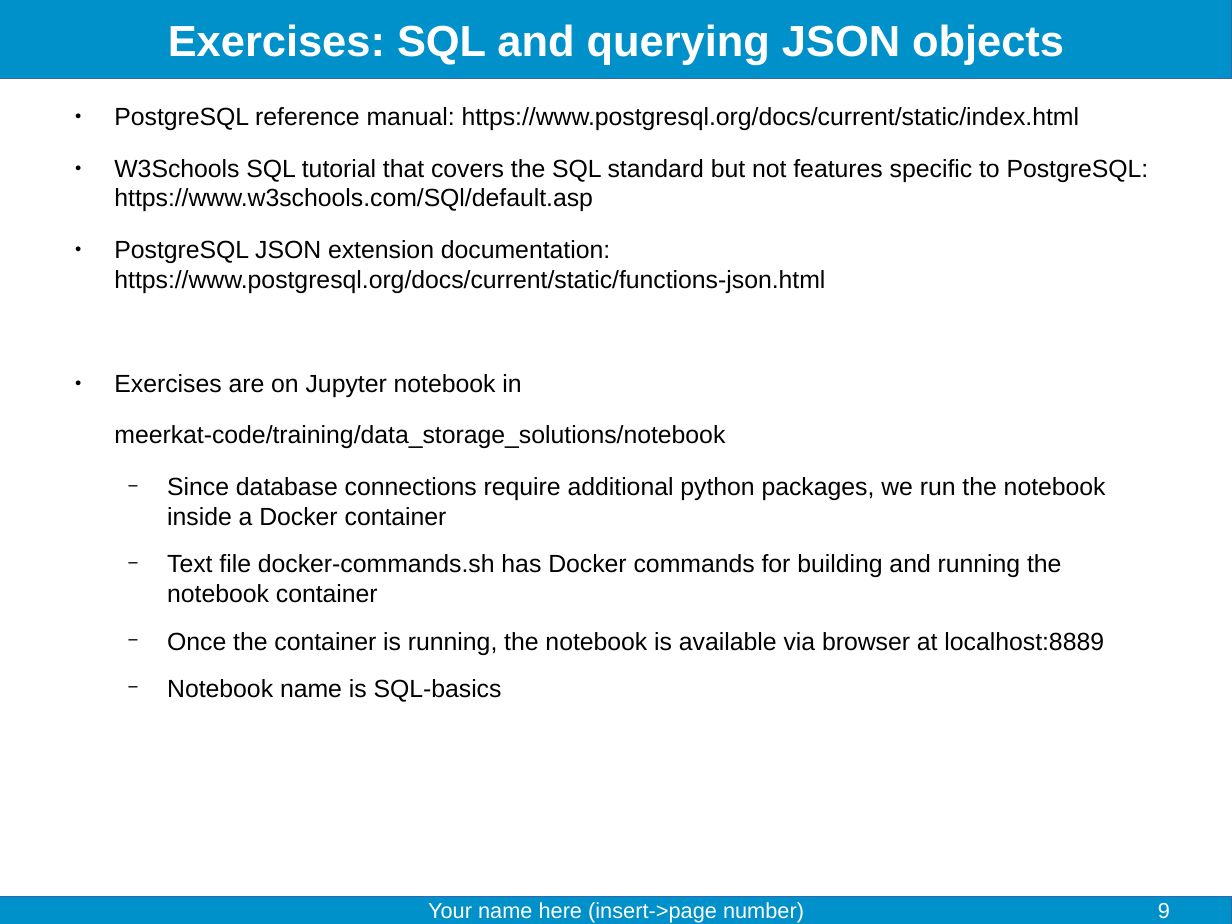
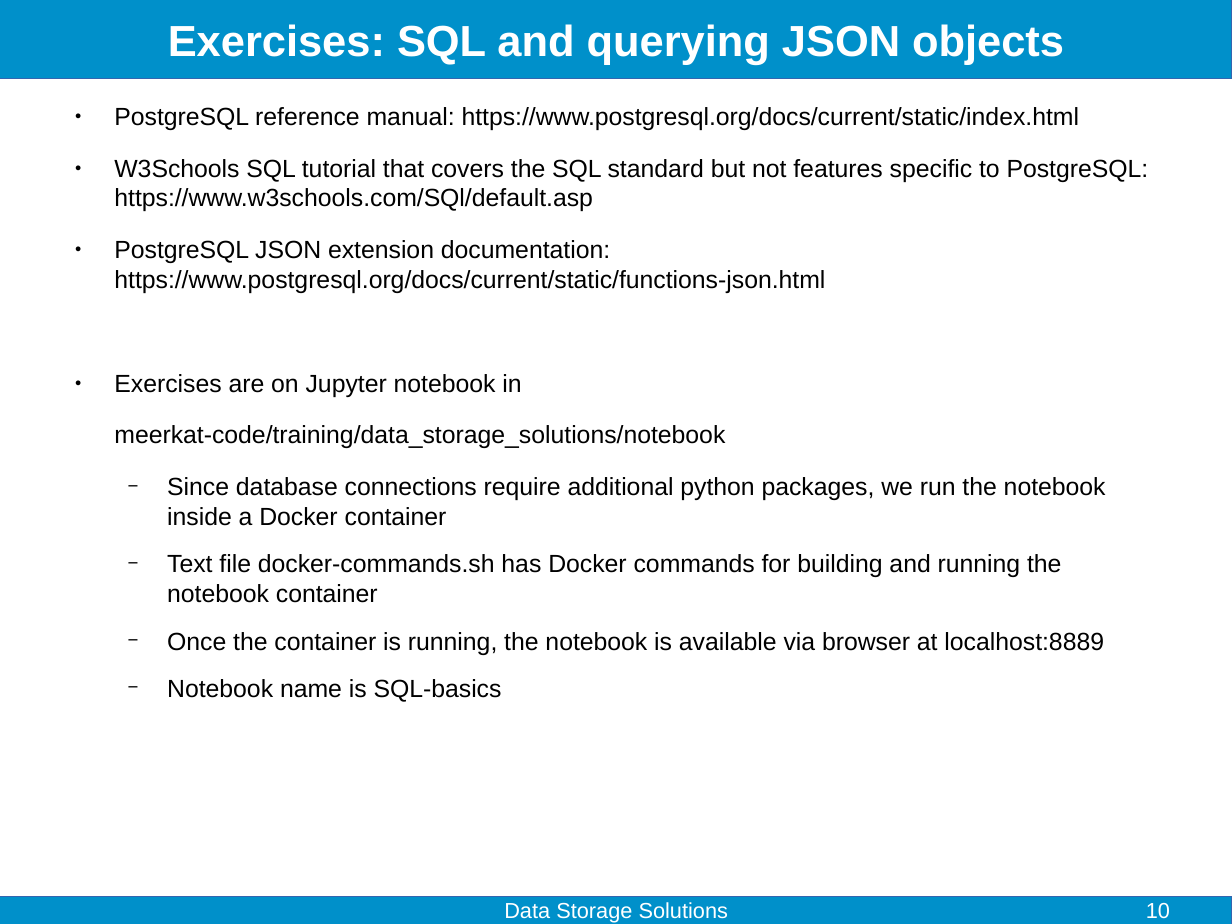
Before and after one commit to fjelltopp/training, a slide deck: slide 10 of data_storage_solutions/Data storage solutions.odp (slide 9 before the commit). Drawn at 1232x924 pixels with LibreOffice and Linux fonts; fonts in the diff are those of the drawing. Boxes give left, top, right and bottom in pixels: in the first picture for what was removed or moved away, otherwise in the second. Text is boxed around its words. In the diff, an @@ line names an element or a change of style, - is before the commit and + after.

Commit message:
Add slide numbers

```diff
--- a/data_storage_solutions/Data storage solutions.odp
+++ b/data_storage_solutions/Data storage solutions.odp
@@ text at bbox=[504, 902, 728, 922]: text changed @@
-Your name here (insert->page number)
+Data Storage Solutions
@@ page number at bbox=[1146, 903, 1170, 919]: text changed @@
-9
+10
```
Also in this commit, not shown: 9 other slides changed, 1 slide added.
